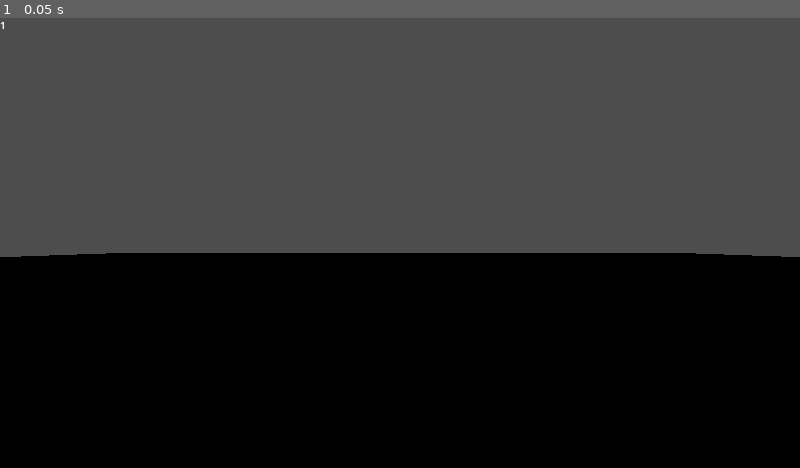
Above: before the commit, frame 1.
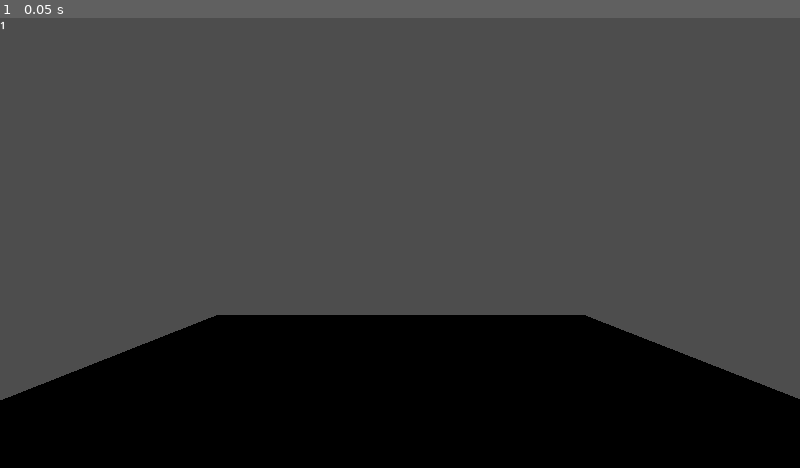
Above: after the commit, the same moment.

Repository: Triple-B-Org/BBB-Game-Jam-2024
Game: Godot game, scene res://scenes/main.tscn
Same seed, same stepped clock (60 frames per second), same inputs: the game is played once before the commit and once after it.
Inputs:
- Up to frame 1 (0.05 s): no input

The runs differ from the first frame. In frame 1, 19% of the frame differs, in the area x 0-100%, y 52-85%.

Commit message:
fixe more

Diff:
--- a/scenes/main.tscn
+++ b/scenes/main.tscn
@@ -21,7 +21,6 @@
 transform = Transform3D(1, 0, 0, 0, 1, 0, 0, 0, 1, -0.0100236, 1.98277, 3.02044)
 
 [node name="StaticBody3D" type="StaticBody3D" parent="."]
-transform = Transform3D(10, 0, 0, 0, 10, 0, 0, 0, 10, 0, 0, 0)
 
 [node name="MeshInstance3D" type="MeshInstance3D" parent="StaticBody3D"]
 transform = Transform3D(1, 0, 0, 0, 1, 0, 0, 0, 1, 0.0113888, 0.020443, 0.0440741)
